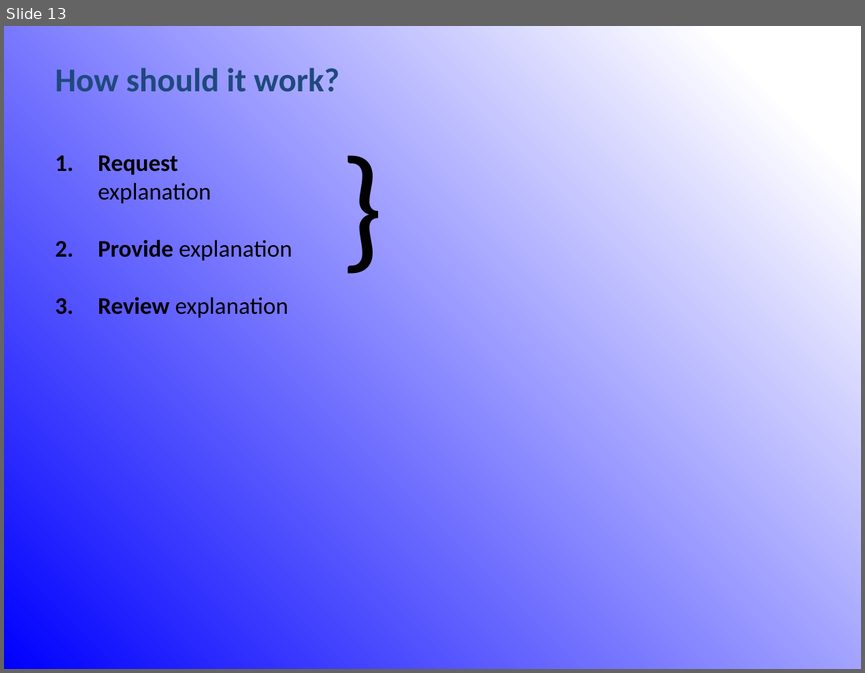
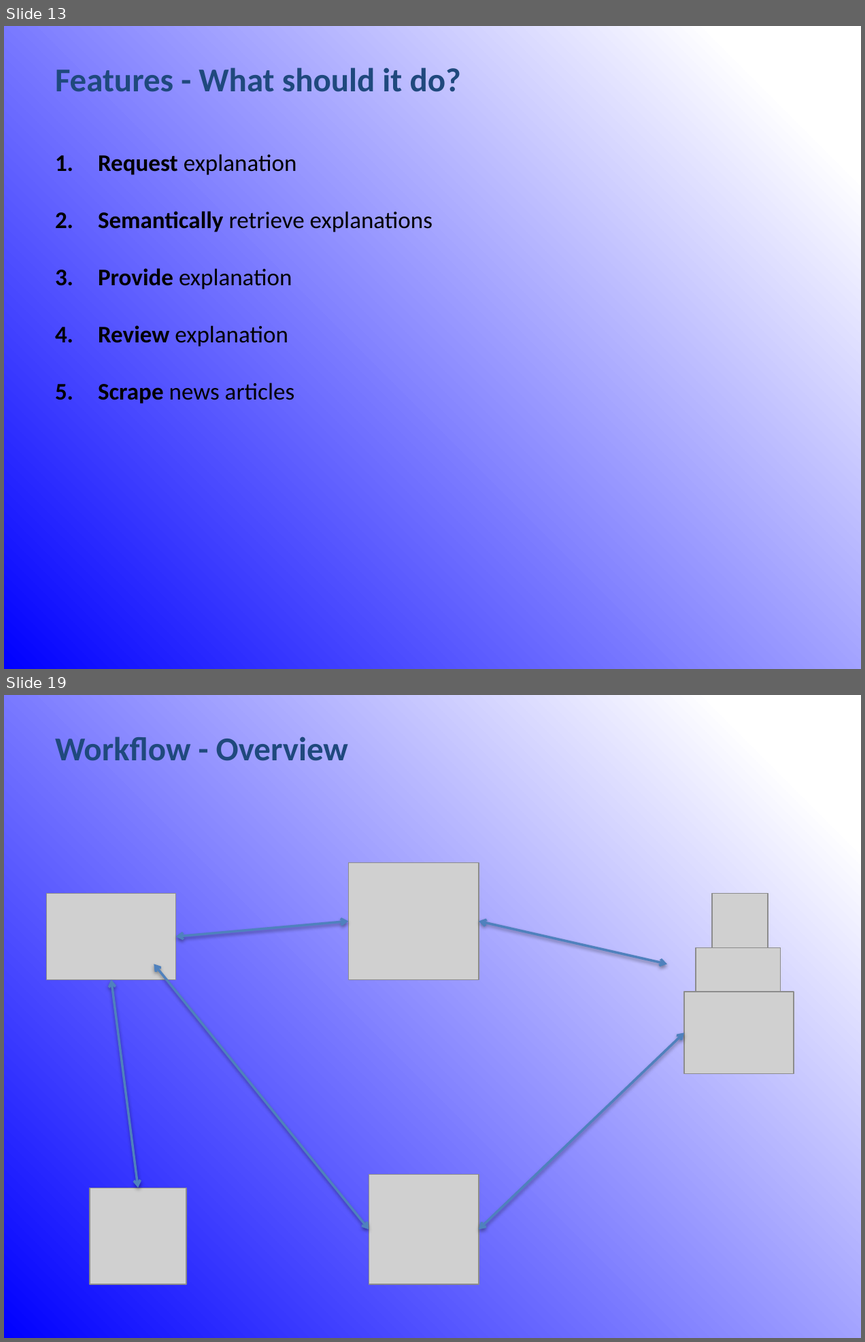
Before and after one commit to rubenverboon/skiir, a slide deck: Presentation/Final_presentation_group_002.pptx. Shown one above the other, each under a label of ours: slide 13 before the commit, slides 13 and 19 after it; the slides between them are not shown. The pictures are 865x673 and 865x1342 pixels, drawn with LibreOffice and Linux fonts; fonts in the diff are those of the drawing; grey boxes stand for pictures. Boxes give left, top, right and bottom in pixels: in the first picture for what was removed or moved away, otherwise in the second. Text is boxed around its words. In the diff, an @@ line names an element or a change of style, - is before the commit and + after.

```diff
--- a/Presentation/Final_presentation_group_002.pptx
+++ b/Presentation/Final_presentation_group_002.pptx
@@ slide 19 added at (x1=4, y1=695, x2=861, y2=1338), background gradient #0000FF to #FFFFFF @@
@@ text added at (x1=55, y1=736, x2=348, y2=761), 28 pt, text #1F497D, bold @@
+Workflow - Overview
@@ picture added at (x1=349, y1=863, x2=479, y2=979) @@
@@ picture added at (x1=47, y1=893, x2=176, y2=979) @@
@@ picture added at (x1=712, y1=893, x2=768, y2=948) @@
@@ double arrow added from (176, 936) to (349, 921), #4F81BD 2 pt @@
@@ double arrow added from (479, 921) to (667, 964), #4F81BD 2 pt @@
@@ picture added at (x1=696, y1=948, x2=781, y2=1008) @@
@@ double arrow added from (111, 979) to (138, 1187), #4F81BD 2 pt @@
@@ double arrow added from (154, 964) to (369, 1229), #4F81BD 2 pt @@
@@ picture added at (x1=684, y1=991, x2=794, y2=1074) @@
@@ double arrow added from (479, 1229) to (684, 1032), #4F81BD 2 pt @@
@@ picture added at (x1=369, y1=1174, x2=479, y2=1284) @@
@@ picture added at (x1=90, y1=1187, x2=186, y2=1285) @@
@@ slide 13 changed as well @@
@@ text at (x1=55, y1=67, x2=461, y2=92): text changed @@
-How should it work?
+Features - What should it do?
@@ text removed at (x1=332, y1=114, x2=406, y2=288) @@
-}
@@ text at (x1=98, y1=211, x2=432, y2=232): paragraph added @@
+2. Semantically retrieve explanations
@@ text at (x1=98, y1=382, x2=294, y2=403): paragraph added @@
+5. Scrape news articles
```
Also in this commit, not shown: 7 other slides changed, 14 other slides added, 1 slide removed.
